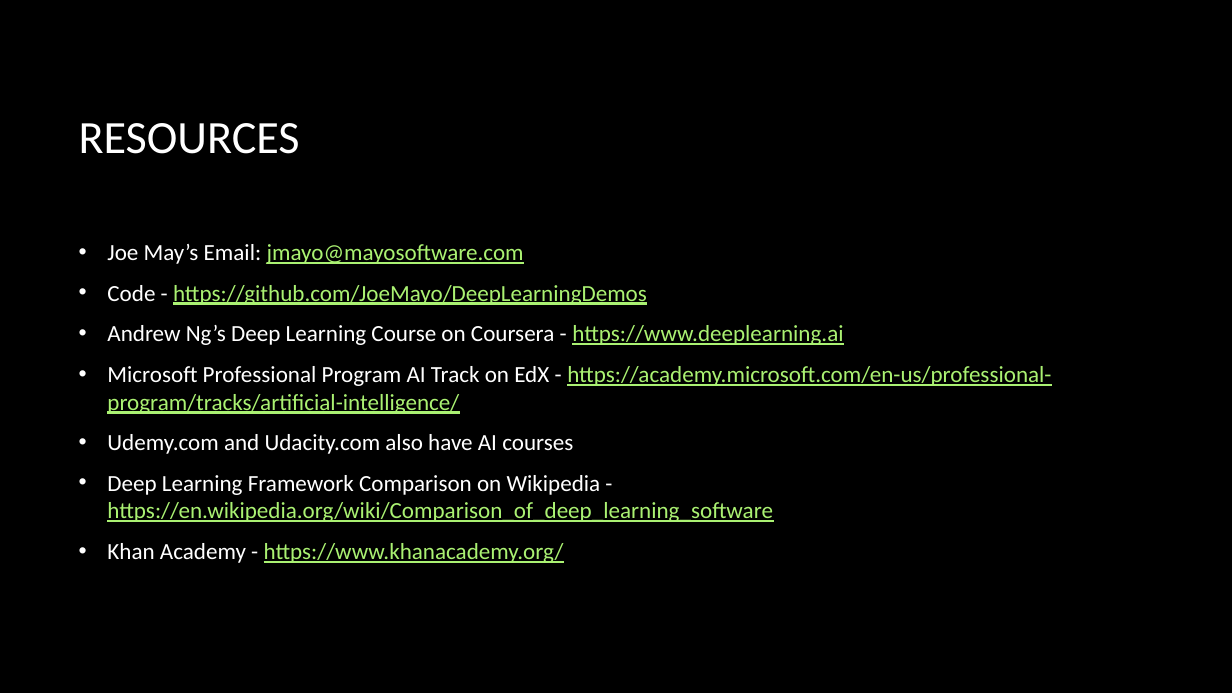
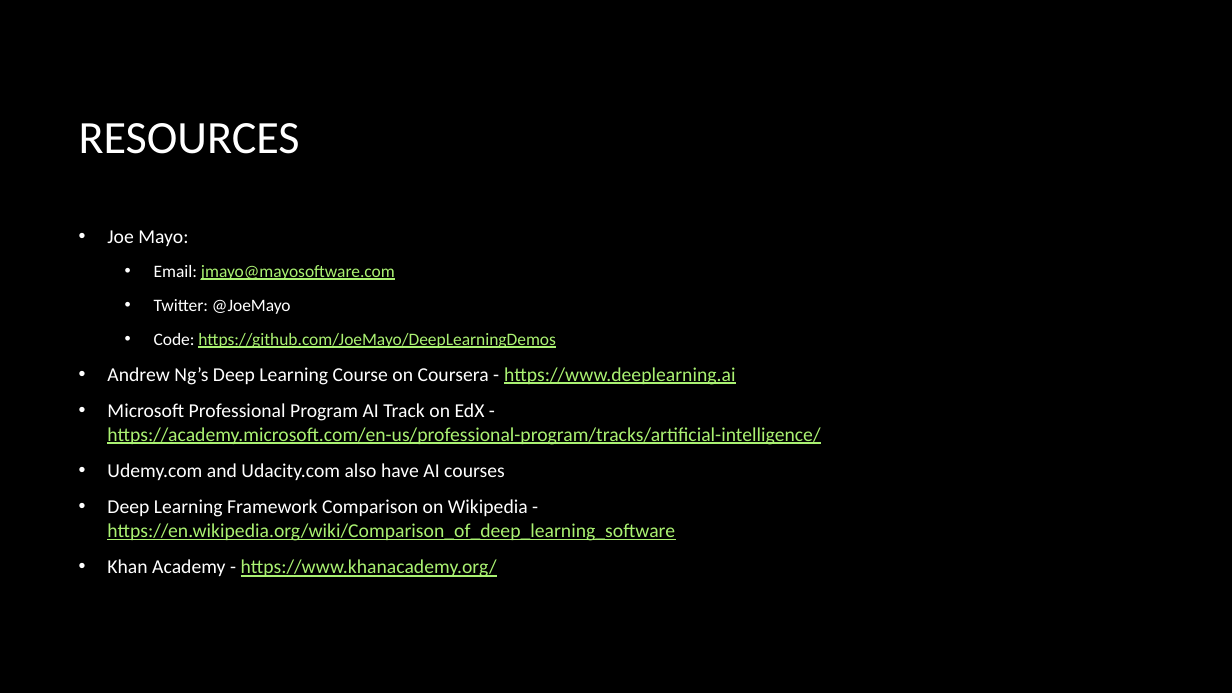
Before and after one commit to JoeMayo/DeepLearningDemos, a slide deck: slide 26 of DeepLearningBasics/Deep Learning Basics.pptx. Drawn at 1232x693 pixels with LibreOffice and Linux fonts; fonts in the diff are those of the drawing; background and template pictures are left out. Boxes give left, top, right and bottom in pixels: in the first picture for what was removed or moved away, otherwise in the second. Text is boxed around its words. In the diff, an @@ line names an element or a change of style, - is before the commit and + after.

Commit message:
Updated PowerPoint contact info.

```diff
--- a/DeepLearningBasics/Deep Learning Basics.pptx
+++ b/DeepLearningBasics/Deep Learning Basics.pptx
@@ text at [107,230,555,348]: text changed; size 18 to 13.6 pt @@
-• Joe May’s Email: jmayo@mayosoftware.com
-• Code - https://github.com/JoeMayo/DeepLearningDemos
+• Joe Mayo:
+  • Email: jmayo@mayosoftware.com
+  • Twitter: @JoeMayo
+  • Code: https://github.com/JoeMayo/DeepLearningDemos
@@ text at [107,367,820,577]: size 18 to 15.3 pt in "Andrew Ng’s Deep Learning Course on Coursera ...", "Microsoft Professional Program AI Track on EdX ...", "Udemy.com and Udacity.com also have AI courses", "Deep Learning Framework Comparison on Wikipedia - ..." and 1 more places @@
```
